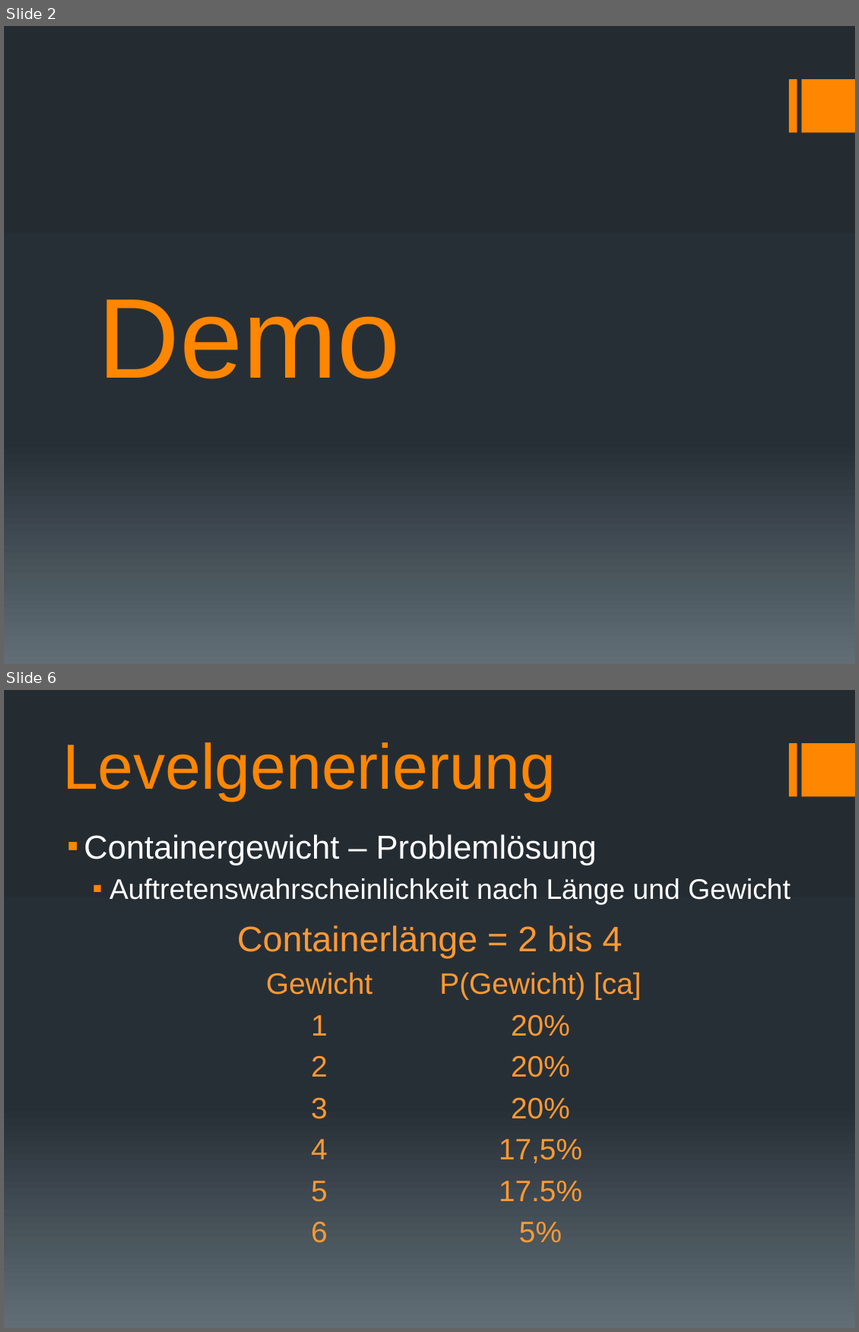
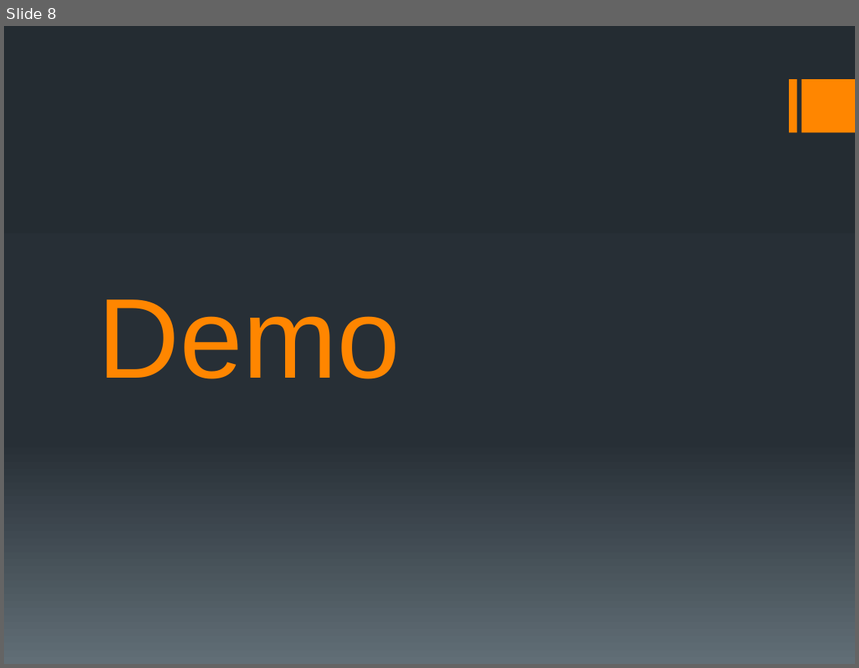
Before and after one commit to docker-apps/Docker, a slide deck: Documents/Schlusspräsentation/Schlussbericht_Präsentation_v1.pptx. Shown one above the other, each under a label of ours: slides 2 and 6 before the commit, slide 8 after it; the slides between them are not shown. The pictures are 859x1332 and 859x668 pixels, drawn with LibreOffice and Linux fonts; fonts in the diff are those of the drawing. Boxes give left, top, right and bottom in pixels: in the first picture for what was removed or moved away, otherwise in the second. Text is boxed around its words. In the diff, an @@ line names an element or a change of style, - is before the commit and + after.

```diff
--- a/Documents/Schlusspräsentation/Schlussbericht_Präsentation_v1.pptx
+++ b/Documents/Schlusspräsentation/Schlussbericht_Präsentation_v1.pptx
@@ slide 6 removed at <box>4,690,855,1328</box>, background gradient #242C33 to #273037 to #636D76; not listed: 2 template elements that a slide beside it also shows @@
@@ title removed at <box>63,742,556,800</box> @@
-Levelgenerierung
@@ text removed at <box>84,834,791,905</box> @@
-▪ Containergewicht – Problemlösung
-  ▪ Auftretenswahrscheinlichkeit nach Länge und Gewicht
@@ table removed at <box>209,916,652,1274</box>, 8 rows, 2 columns @@
-Containerlänge = 2 bis 4 | 
-Gewicht | P(Gewicht) [ca]
-1 | 20%
-2 | 20%
-3 | 20%
-4 | 17,5%
-5 | 17.5%
-6 | 5%
@@ what was slide 2 is now slide 8 @@
```
Also in this commit, not shown: 8 slides added, 18 other slides removed, 2 other files.
